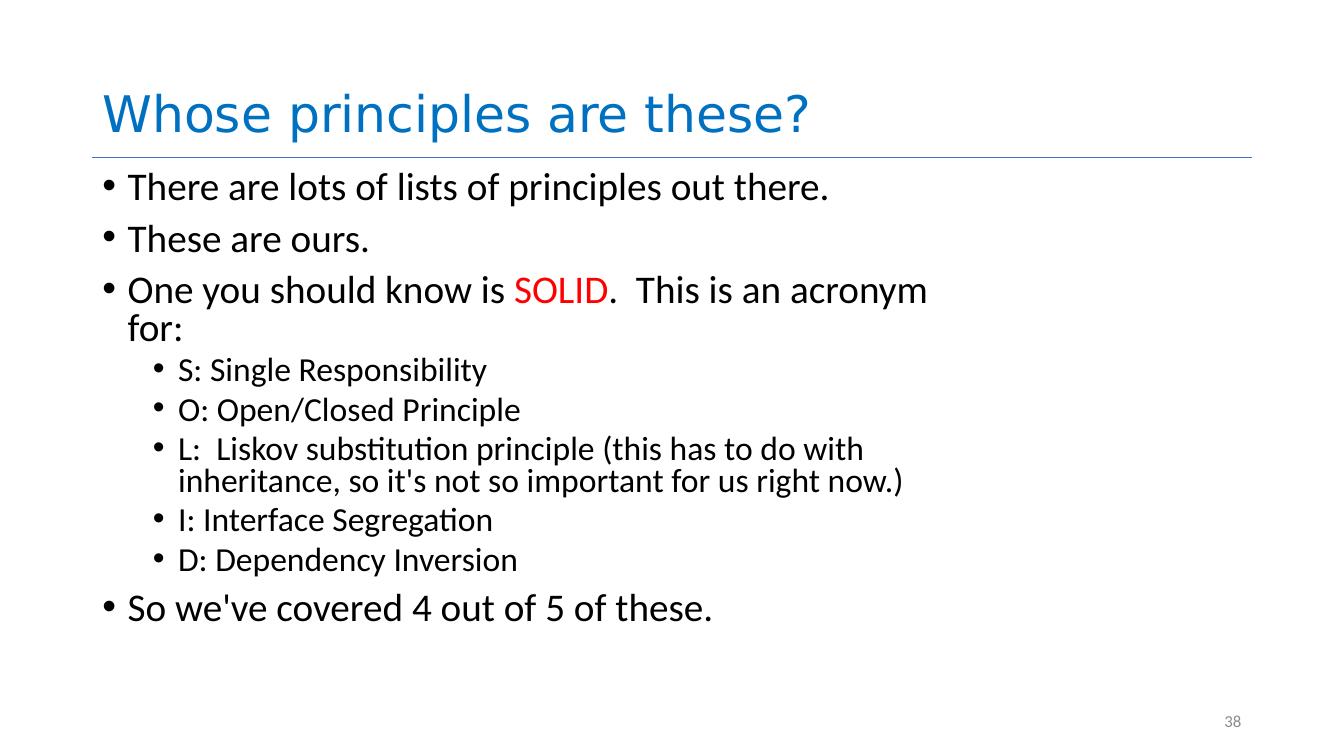
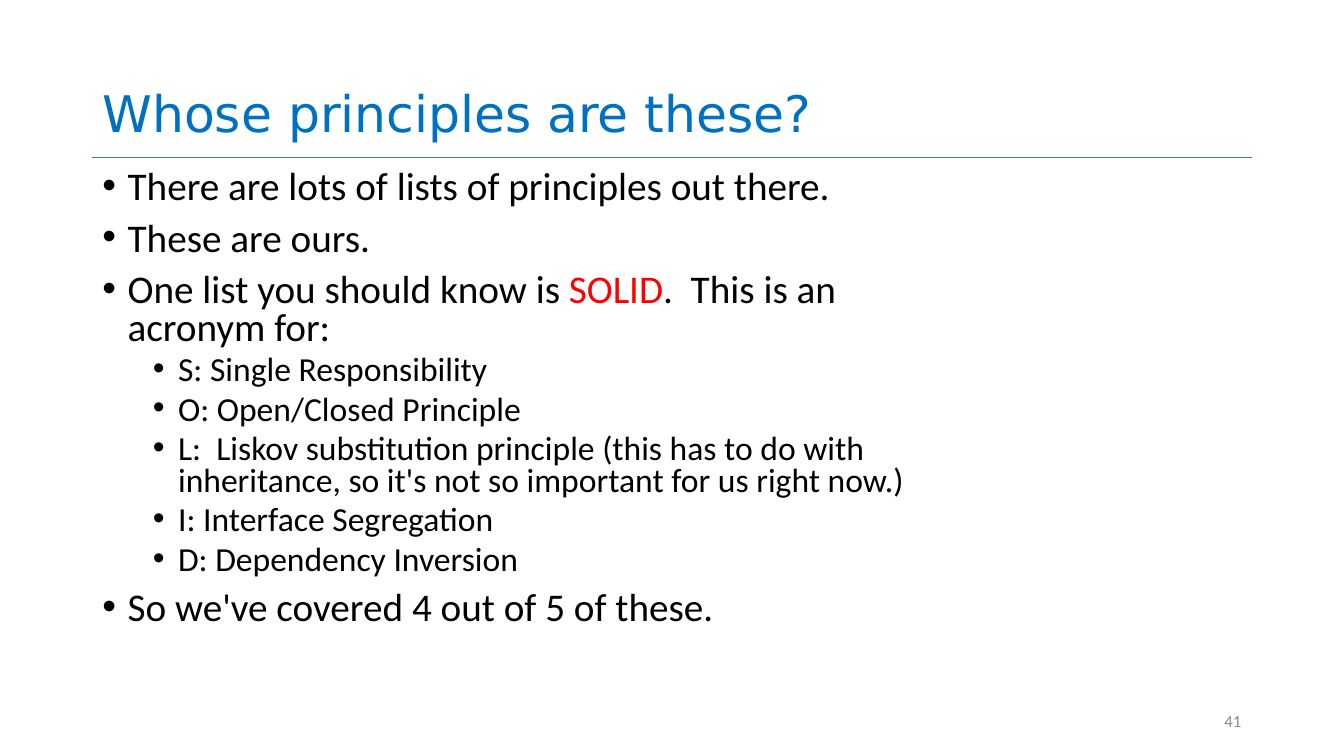
Before and after one commit to neu-se/CS4530-CS5500-Spring-2021, a slide deck: slide 41 of Slides/Lesson 1.3 Object-Oriented Principles.pptx (slide 38 before the commit). Drawn at 1344x756 pixels with LibreOffice and Linux fonts; fonts in the diff are those of the drawing. Boxes give left, top, right and bottom in pixels: in the first picture for what was removed or moved away, otherwise in the second. Text is boxed around its words. In the diff, an @@ line names an element or a change of style, - is before the commit and + after.

```diff
--- a/Slides/Lesson 1.3 Object-Oriented Principles.pptx
+++ b/Slides/Lesson 1.3 Object-Oriented Principles.pptx
@@ text at <box>128,275,836,348</box>: text changed @@
-• One you should know is SOLID. This is an acronym for:
+• One list you should know is SOLID. This is an acronym for:
@@ page number at <box>1224,716,1241,727</box>: text changed @@
-38
+41
```
Also in this commit, not shown: 16 other slides changed, 3 slides added, 3 other files.
